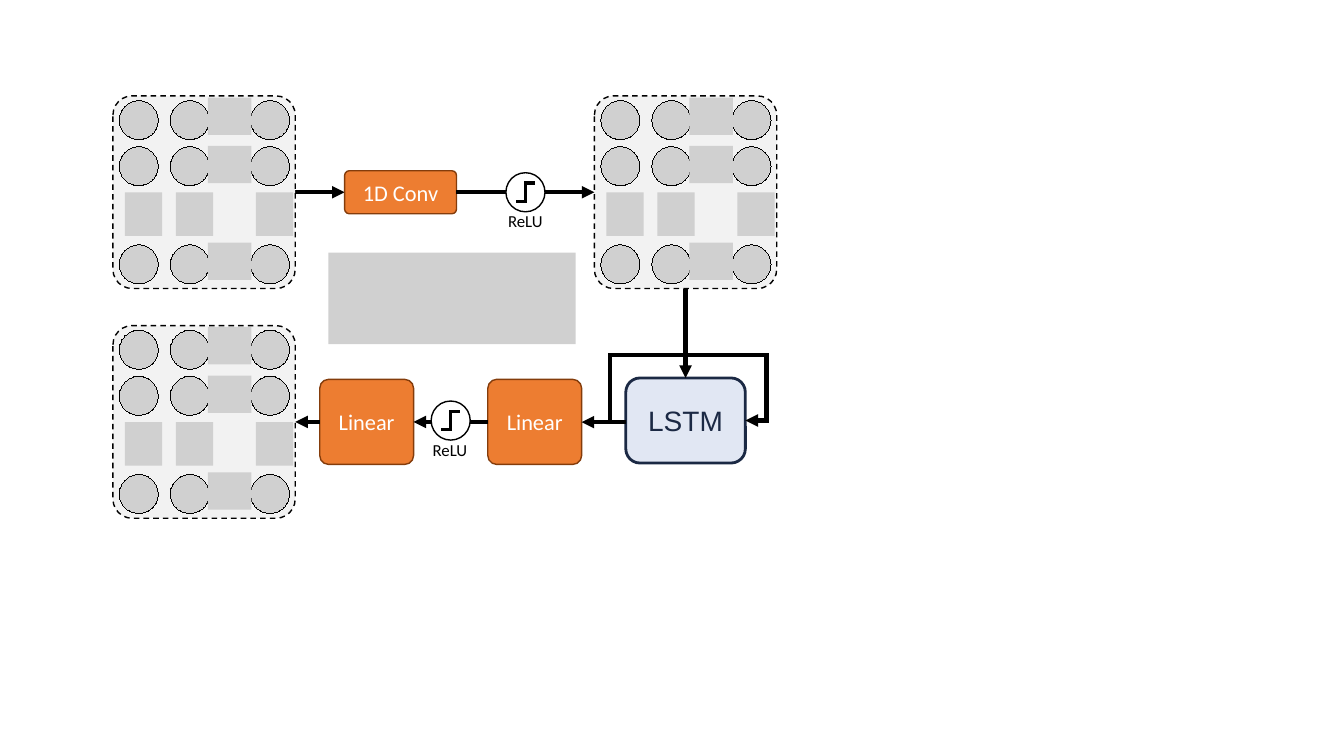
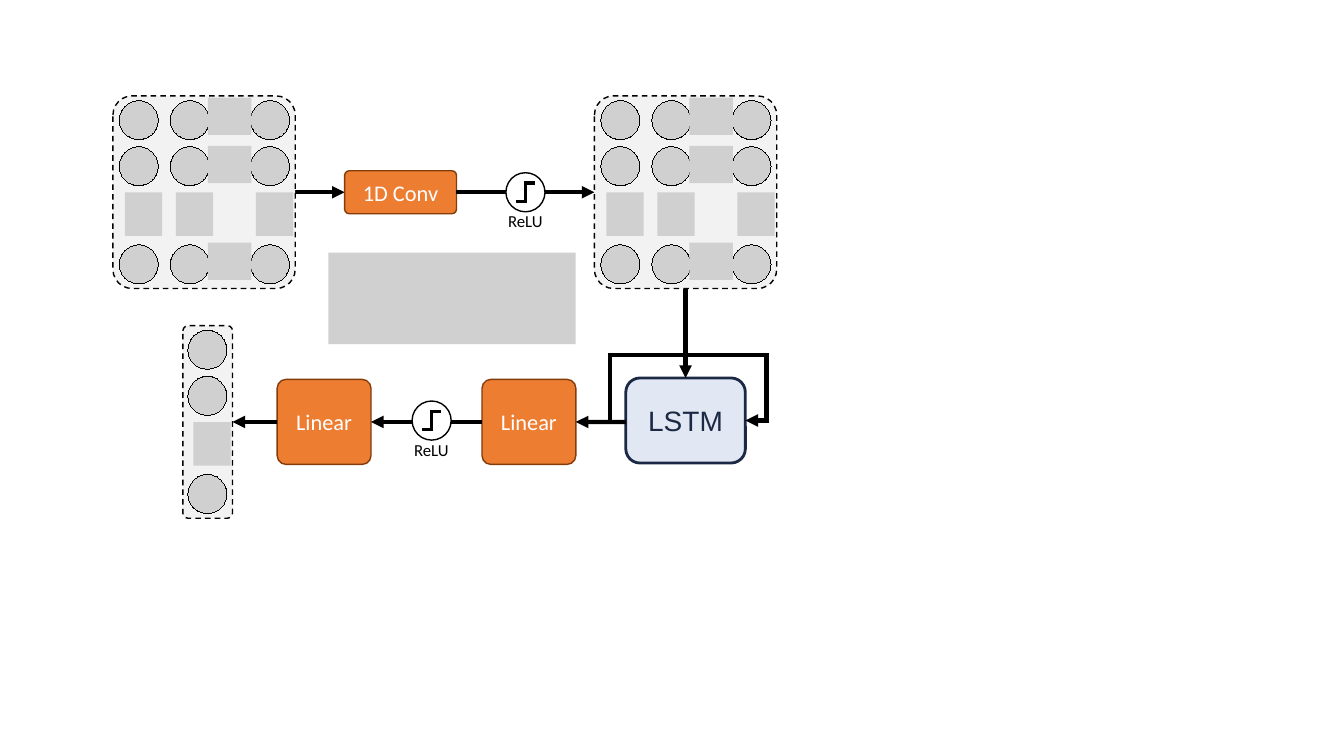
Before and after one commit to JorisRoels/deep-learning-biology, a slide deck: slide 1 of exercises/figures.pptx. Drawn at 1344x756 pixels with LibreOffice and Linux fonts; fonts in the diff are those of the drawing; grey boxes stand for pictures. Boxes give left, top, right and bottom in pixels: in the first picture for what was removed or moved away, otherwise in the second. Text is boxed around its words. In the diff, an @@ line names an element or a change of style, - is before the commit and + after.

```diff
--- a/exercises/figures.pptx
+++ b/exercises/figures.pptx
@@ rounded rectangle: place and size @@
-rounded rectangle at <box>113,326,295,518</box>
+rounded rectangle at <box>182,326,232,518</box>
@@ group removed at <box>119,328,293,514</box>: 14 pictures @@
@@ picture added at <box>188,331,227,370</box> @@
@@ picture added at <box>188,376,227,415</box> @@
@@ rounded rectangle "Linear": place and size @@
-rounded rectangle "Linear" at <box>320,379,413,464</box>
+rounded rectangle "Linear" at <box>277,379,371,464</box>
@@ rounded rectangle "Linear": place and size @@
-rounded rectangle "Linear" at <box>488,379,582,464</box>
+rounded rectangle "Linear" at <box>482,379,576,464</box>
@@ 1 text, 1 elbow line, 1 ellipse: place and size @@
-1 text, 1 elbow line, 1 ellipse at <box>432,401,471,456</box>
+1 text, 1 elbow line, 1 ellipse at <box>412,401,452,456</box>
@@ picture: place and size @@
-picture at <box>175,422,213,466</box>
+picture at <box>194,422,231,466</box>
@@ arrow moved from (320, 422) - (295, 422) to (277, 422) - (233, 422) @@
@@ arrow moved from (488, 422) - (413, 422) to (482, 422) - (371, 422) @@
@@ arrow moved from (626, 422) - (582, 422) to (626, 422) - (576, 422) @@
@@ picture added at <box>188,475,227,514</box> @@
```
Also in this commit, not shown: 2 other files.
